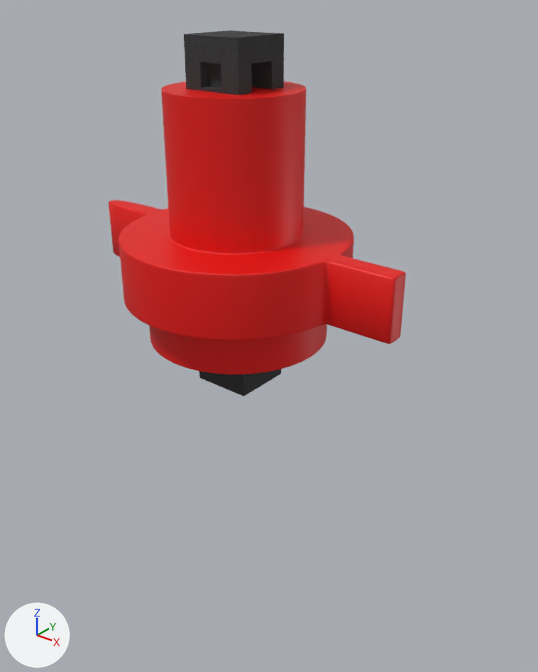
The Blender file Assests/Props/Devastator/Devastator.blend as it was, and as the next commit left it.
Before and after are seen from a camera (50 mm lens) standing at (14.9, -17.1, 7.0) and looking at (0.8, 0.6, -4.0). The axes (+X, +Y, +Z) are drawn at lower left. The lights are the same throughout.

Objects in the first picture: 'Devastator', 'Devastator.003'.
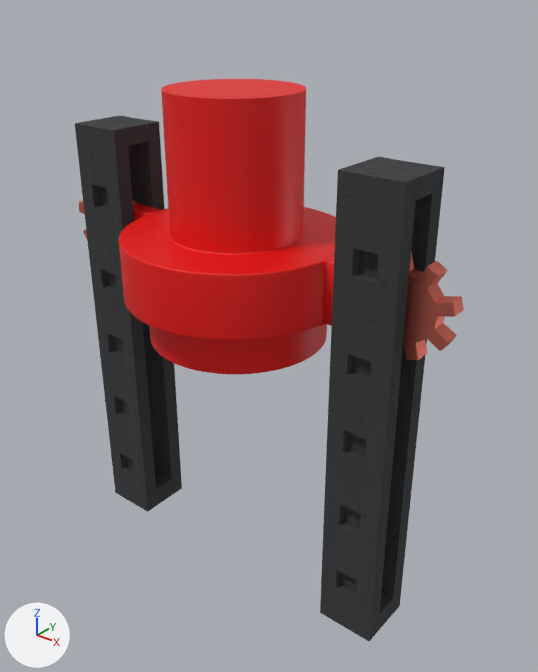
The newer file is also turned or shifted as a whole; pictures and numbers use the older file's frame.

What differs and where, as boxes [x1, y1, x2, y2] in the pictures (538 x 672 px):
'Devastator.001', added: after [320, 157, 445, 641]
'Devastator.000', added: after [75, 116, 182, 512]
'Devastator', deleted: before [184, 30, 284, 396]
'Devastator.004', added (red): after [403, 251, 464, 360]
'Devastator.002', moved (not visible before): after [79, 200, 138, 241]

Patch to the scene script:
```diff
--- a/Assests/Props/Devastator/Devastator.blend.py
+++ b/Assests/Props/Devastator/Devastator.blend.py
@@ me_cylinder_000 @@
+me_cylinder_000.from_pydata(...)  # 222 vertices, 222 faces; spans x -1.0..1.0, y -1.0..1.0, z 0.0..15.4
+me_cylinder_000.materials.append(mat_stander)
@@ ob_devastator_002 @@
 ob_devastator_002 = bpy.data.objects.new('Devastator.002', me_cylinder_001)
-ob_devastator_002.location = (0.0, 0.0, 0.0)
+ob_devastator_002.location = (-6.19, 0.0, -1.22)
@@ ob_devastator @@
-ob_devastator = bpy.data.objects.new('Devastator', me_cylinder_005)
-ob_devastator.location = (0.0, 0.0, 0.0)
@@ ob_devastator_001 @@
+ob_devastator_001 = bpy.data.objects.new('Devastator.001', me_cylinder_000)
+ob_devastator_001.location = (5.32, 0.0, -12.98)
@@ ob_devastator_004 @@
+ob_devastator_004 = bpy.data.objects.new('Devastator.004', me_cylinder_001.copy())  # the mesh of ob_devastator_002
+ob_devastator_004.location = (6.14, 0.0, -1.2)
@@ ob_devastator_000 @@
+ob_devastator_000 = bpy.data.objects.new('Devastator.000', me_cylinder_000.copy())
+ob_devastator_000.location = (-5.35, 0.0, -12.98)
```
